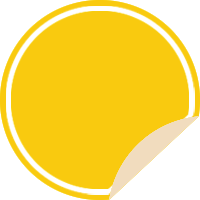
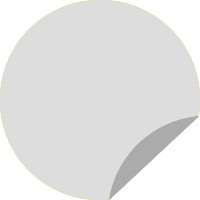
The second 200x200 image is a revision of the first. Changes to its layers:
added layer "Layer 3 copy" above "Layer 4" over [109, 116, 199, 200]
added layer "Layer 4" above "Layer 3" over [0, 0, 200, 200]
hid "Layer 1 copy 2" over [11, 11, 189, 189]
hid "Layer 1 copy" over [6, 6, 195, 195]
